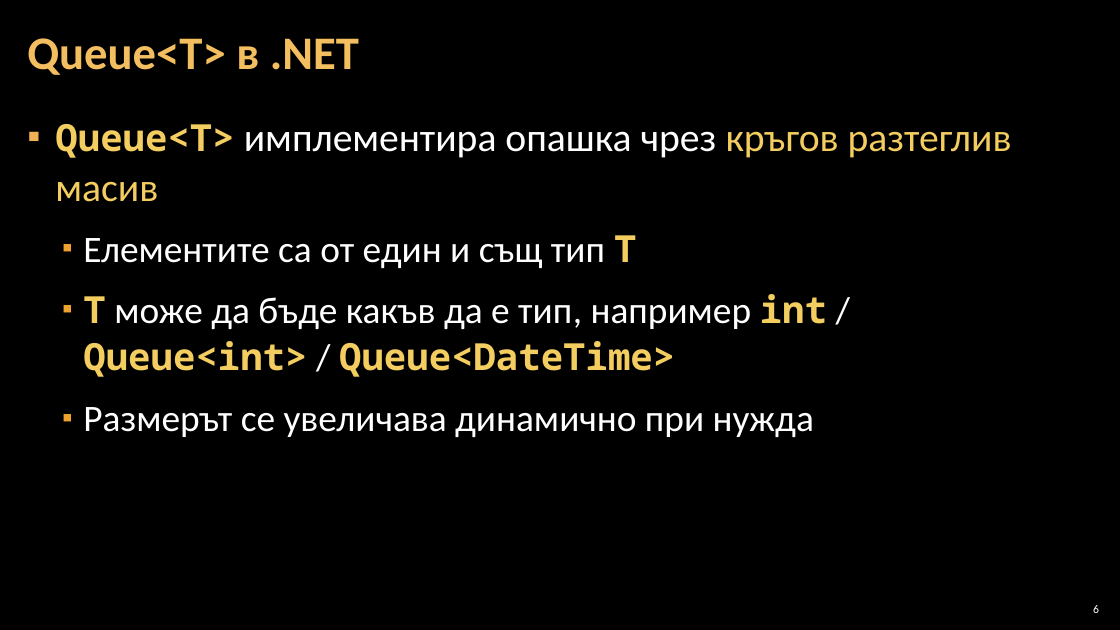
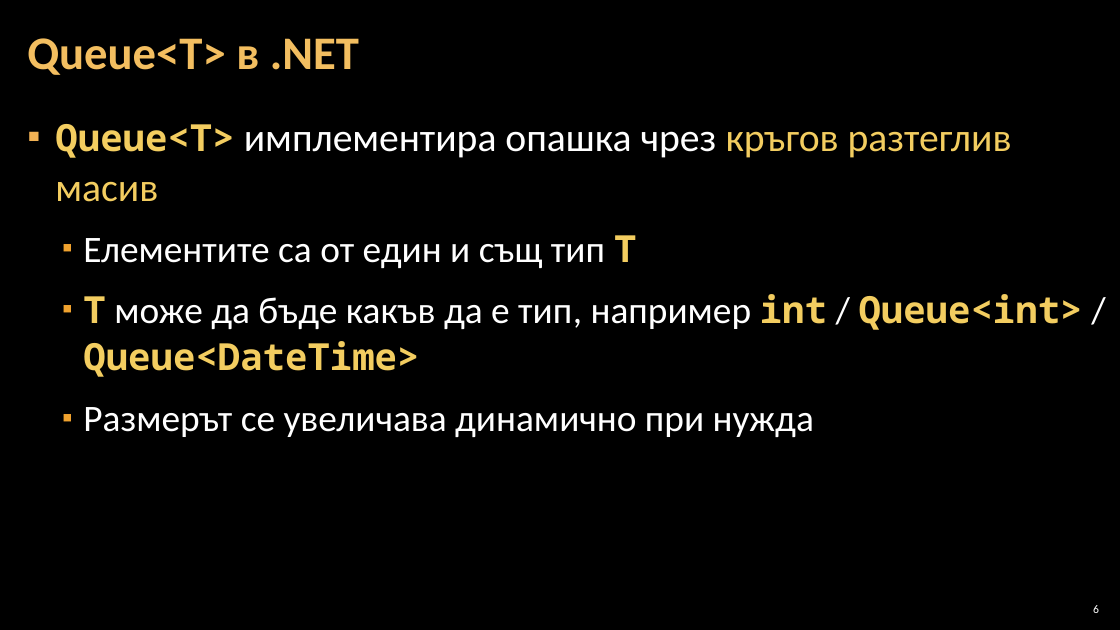
Before and after one commit to BG-IT-Edu/Free-Content, a slide deck: slide 6 of dmanolov/Информатика 11 клас, ПП (C#)/М2.Структури от данни и алгоритми/06.Опашки/06.Опашки.pptx. Drawn at 1120x630 pixels with LibreOffice and Linux fonts; fonts in the diff are those of the drawing; background and template pictures are left out. Boxes give left, top, right and bottom in pixels: in the first picture for what was removed or moved away, otherwise in the second. Text is boxed around its words. In the diff, an @@ line names an element or a change of style, - is before the commit and + after.

```diff
--- a/dmanolov/Информатика 11 клас, ПП (C#)/М2.Структури от данни и алгоритми/06.Опашки/06.Опашки.pptx
+++ b/dmanolov/Информатика 11 клас, ПП (C#)/М2.Структури от данни и алгоритми/06.Опашки/06.Опашки.pptx
@@ text "Queue<T> имплементира опашка чрез кръгов ..." rewrapped from <box>55,124,1012,437</box> to <box>55,124,1083,437</box> @@
```
Also in this commit, not shown: 3 other slides changed, 3 other files.
